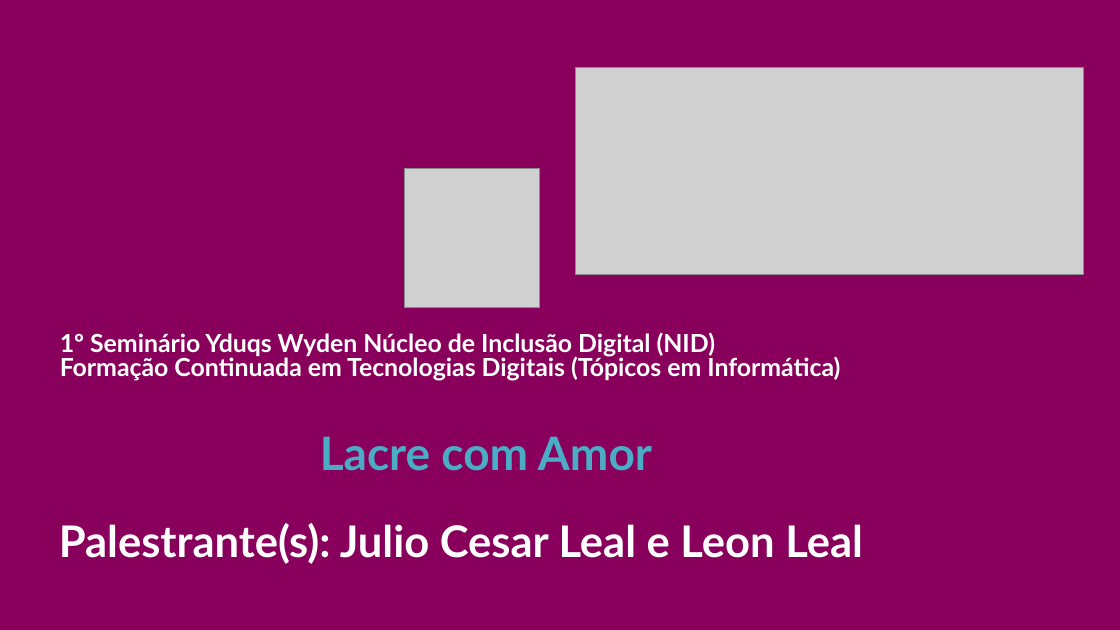
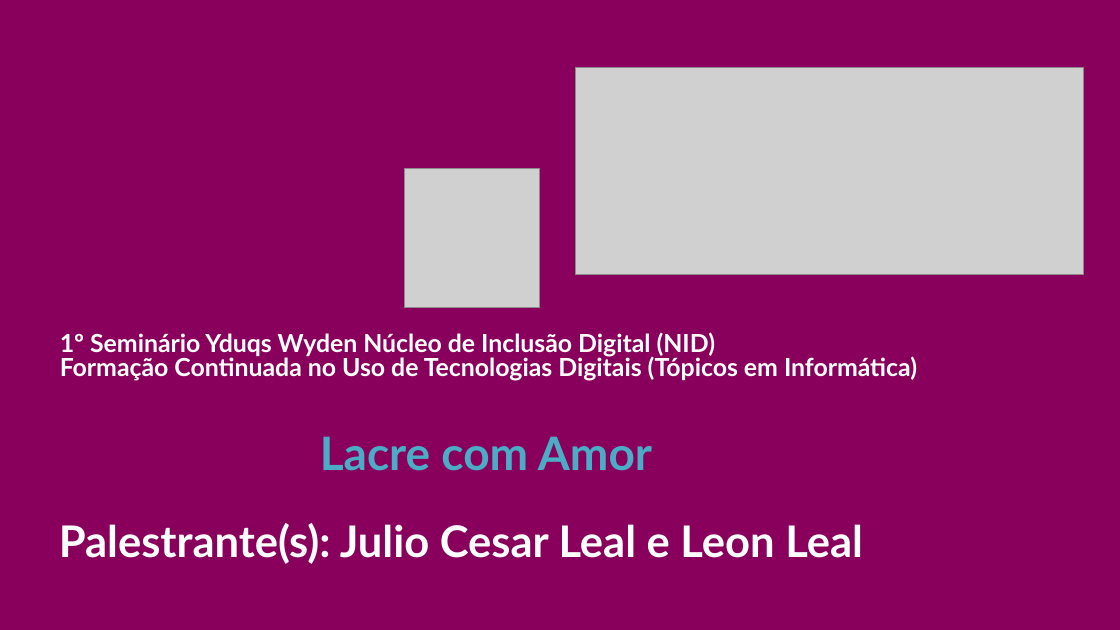
Before and after one commit to CloudEducationBrazil/nidyduqswyden, a slide deck: slide 1 of 09 seminário NID/PPT Seminário NID Yduqs Wyden UniRuy 2023_2 Leon.pptx. Drawn at 1120x630 pixels with LibreOffice and Linux fonts; fonts in the diff are those of the drawing; grey boxes stand for pictures; background and template pictures are left out. Boxes give left, top, right and bottom in pixels: in the first picture for what was removed or moved away, otherwise in the second. Text is boxed around its words. In the diff, an @@ line names an element or a change of style, - is before the commit and + after.

```diff
--- a/09 seminário NID/PPT Seminário NID Yduqs Wyden UniRuy 2023_2 Leon.pptx
+++ b/09 seminário NID/PPT Seminário NID Yduqs Wyden UniRuy 2023_2 Leon.pptx
@@ text at <box>60,355,917,381</box>: text changed @@
-Formação Continuada em Tecnologias Digitais (Tópicos em Informática)
+Formação Continuada no Uso de Tecnologias Digitais (Tópicos em Informática)
```
Also in this commit, not shown: 5 other files.
